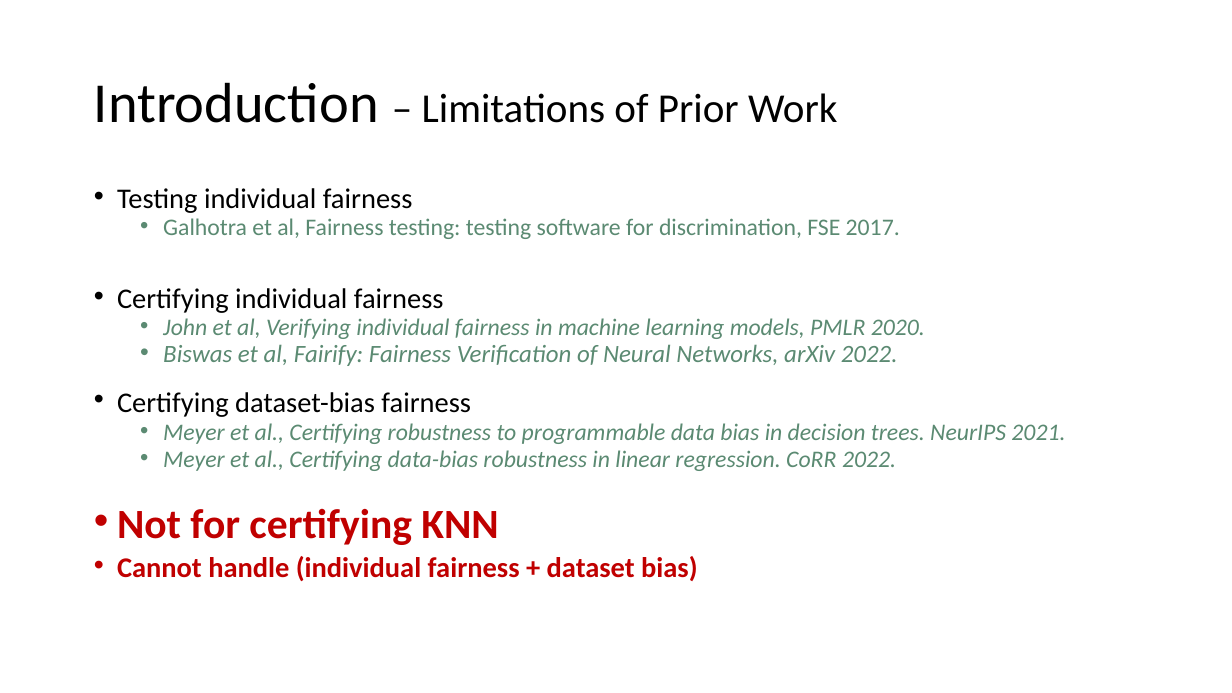
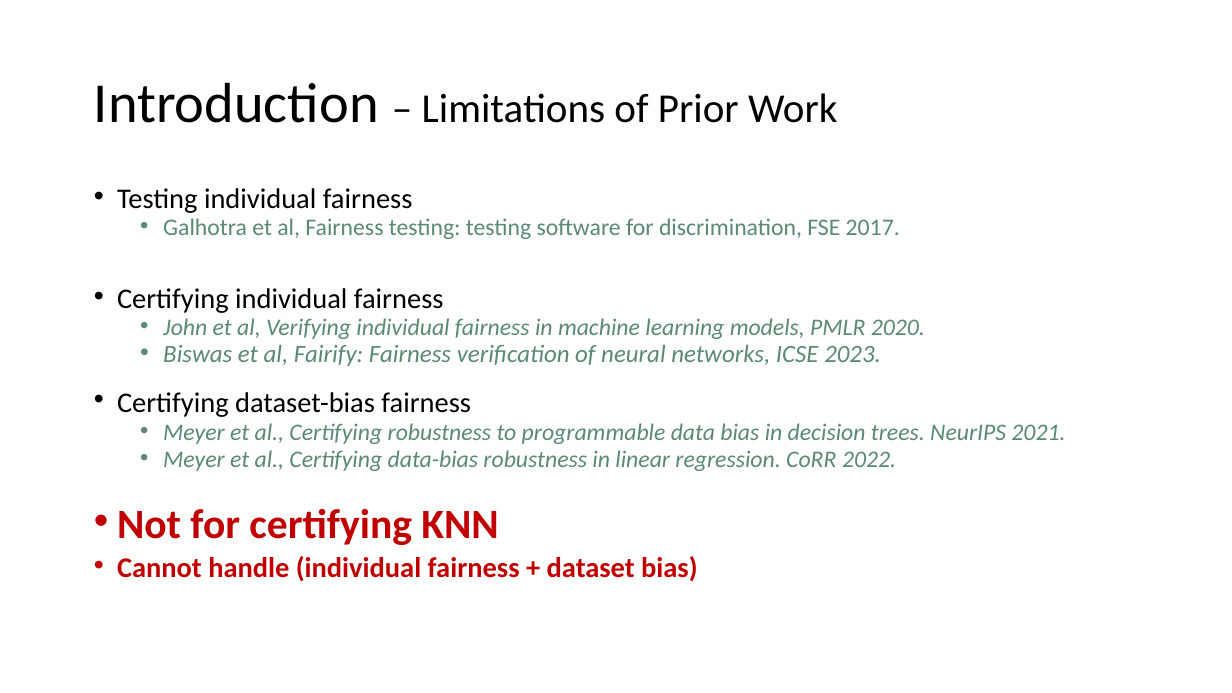
Before and after one commit to chaowang-vt/chaowang-vt.github.io, a slide deck: slide 10 of pubDOC/2023_07_CAV_KNNfair.pptx. Drawn at 1232x693 pixels with LibreOffice and Linux fonts; fonts in the diff are those of the drawing. Boxes give left, top, right and bottom in pixels: in the first picture for what was removed or moved away, otherwise in the second. Text is boxed around its words. In the diff, an @@ line names an element or a change of style, - is before the commit and + after.

```diff
--- a/pubDOC/2023_07_CAV_KNNfair.pptx
+++ b/pubDOC/2023_07_CAV_KNNfair.pptx
@@ text at (163, 344, 881, 366): text changed @@
-  • Biswas et al, Fairify: Fairness Verification of Neural Networks, arXiv 2022.
+  • Biswas et al, Fairify: Fairness verification of neural networks, ICSE 2023.
```
Also in this commit, not shown: 8 other slides changed, 1 other file.
